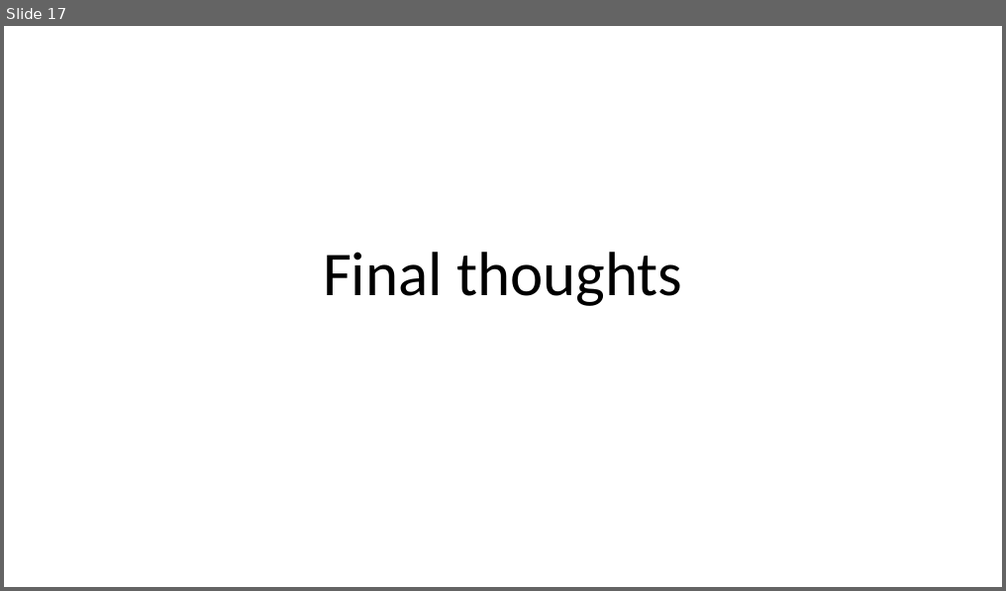
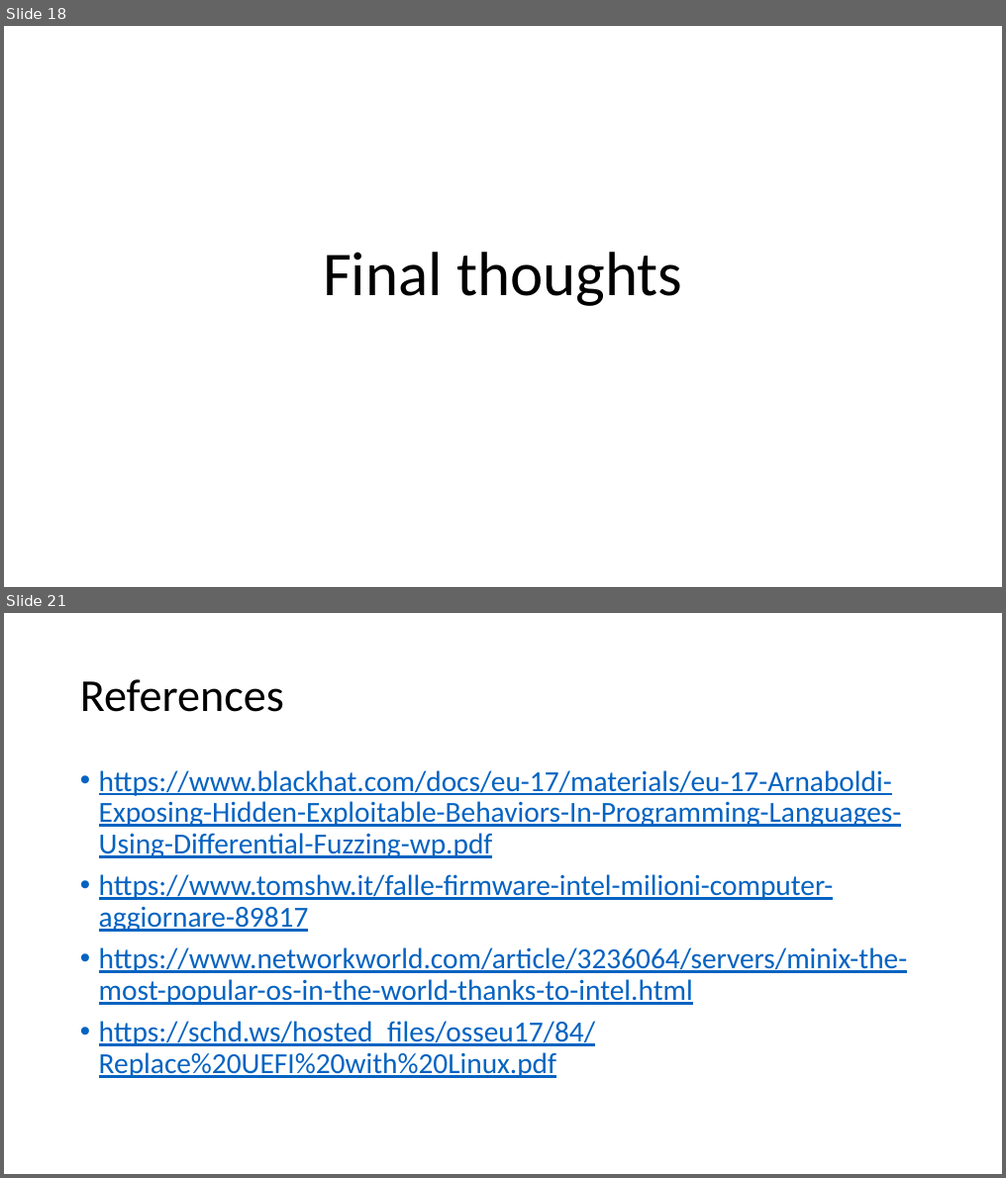
Before and after one commit to fparricelli/Encrypted-data-exchange-between-two-Arduino-boards-using-Symmetric-Encryption, a slide deck: Documentazione e cose così/Slide_concettuali_Luca.pptx. Shown one above the other, each under a label of ours: slide 17 before the commit, slides 18 and 21 after it; the slides between them are not shown. The pictures are 1006x591 and 1006x1178 pixels, drawn with LibreOffice and Linux fonts; fonts in the diff are those of the drawing. Boxes give left, top, right and bottom in pixels: in the first picture for what was removed or moved away, otherwise in the second. Text is boxed around its words. In the diff, an @@ line names an element or a change of style, - is before the commit and + after.

```diff
--- a/Documentazione e cose così/Slide_concettuali_Luca.pptx
+++ b/Documentazione e cose così/Slide_concettuali_Luca.pptx
@@ slide 21 added at box(4, 613, 1002, 1174), background #FFFFFF @@
@@ title added at box(80, 679, 284, 712), 44 pt, text #000000 @@
+References
@@ text added at box(99, 770, 908, 1078), 28 pt, text #0563C1, underline @@
+• https://www.blackhat.com/docs/eu-17/materials/eu-17-Arnaboldi-Exposing-Hidden-Exploitable-Behaviors-In-Programming-Languages-Using-Differential-Fuzzing-wp.pdf
+• https://www.tomshw.it/falle-firmware-intel-milioni-computer-aggiornare-89817
+• https://www.networkworld.com/article/3236064/servers/minix-the-most-popular-os-in-the-world-thanks-to-intel.html
+• https://schd.ws/hosted_files/osseu17/84/Replace%20UEFI%20with%20Linux.pdf
@@ what was slide 17 is now slide 18 @@
```
Also in this commit, not shown: 6 slides changed, 3 other slides added, 1 slide removed, 3 other files.
